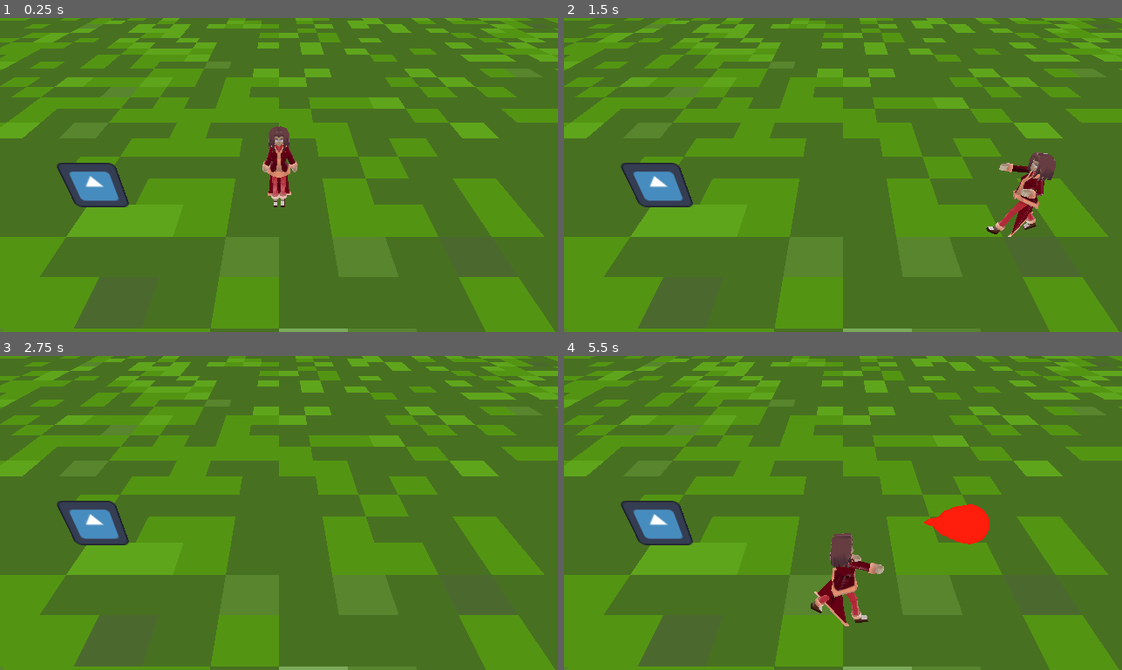
Above: before the commit, frames 1-4 (two rows, left to right).
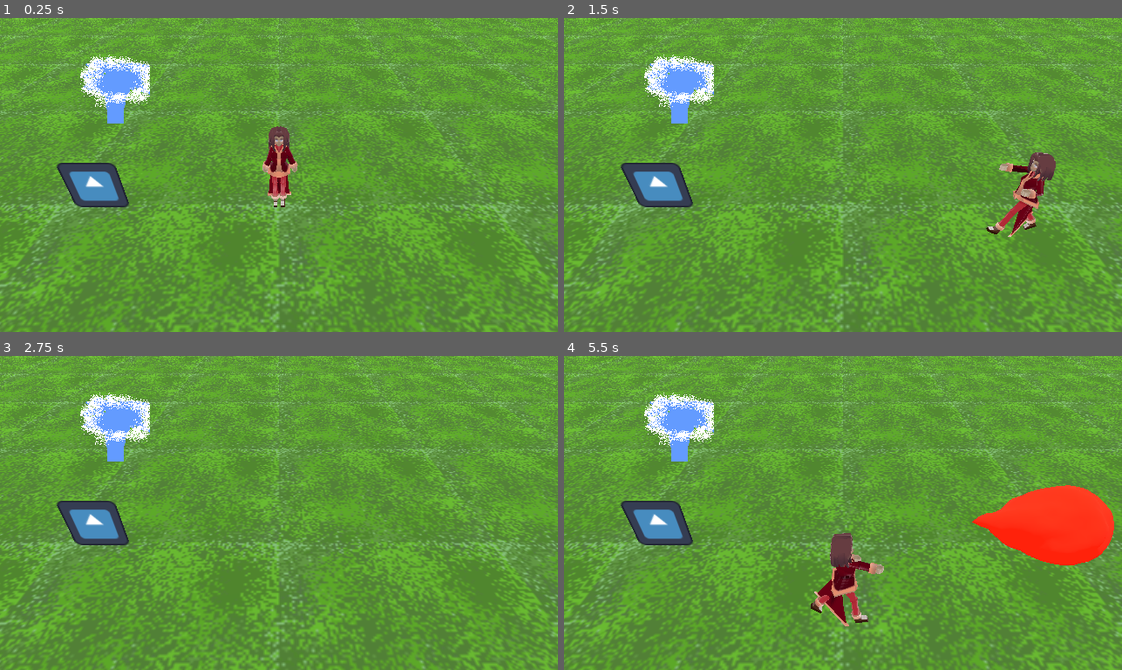
Above: after the commit, the same moments.

Repository: SteeRevo/BirthdayProject
Game: Godot game, scene res://shooting_practice.tscn
Same seed, same stepped clock (60 frames per second), same inputs: the game is played once before the commit and once after it. This scene is started directly instead of the project's main scene. The engine's default icon, where the game draws it, is replaced by a stand-in: a white triangle on a blue panel in a dark square.
Inputs:
- Up to frame 1 (0.25 s): no input
- Up to frame 2 (1.5 s): tap Enter at 0.5 s; hold D (Player1Right) 0.53-1.28 s; tap Down (Player2Down) at 0.6 s; hold S (Player1Down) from 1.28 s (still down); tap Left (Player2Left) at 1.35 s
- Up to frame 3 (2.75 s): release S (Player1Down) at 2.03 s; hold D (Player1Right) from 2.03 s (still down); tap Right (Player2Right) at 2.1 s
- Up to frame 4 (5.5 s): tap Space at 2.75 s; release D (Player1Right) at 2.78 s; hold W (Player1Up) 2.78-3.53 s; tap Up (Player2Up) at 2.85 s; tap Enter at 3.5 s; hold A (Player1Left) 3.53-5.03 s; tap Down (Player2Down) at 3.6 s; tap Left (Player2Left) at 4.35 s; hold S (Player1Down) from 5.03 s (still down); tap Right (Player2Right) at 5.1 s

The runs differ from the first frame. In frame 1, 80% of the frame differs, in the area x 0-100%, y 0-100%; in frame 2, 80%; in frame 3, 81%; in frame 4, 81%.

Commit message:
added second player and waterbending

Diff:
--- /dev/null
+++ b/Leoni_movement.gd
@@ -0,0 +1,38 @@
+extends CharacterBody3D
+
+
+const SPEED = 5.0
+const JUMP_VELOCITY = 4.5
+var fire = false
+@onready var model = $MamaModel
+@onready var model_ap = $MamaModel/AnimationPlayer
+# Get the gravity from the project settings to be synced with RigidBody nodes.
+var gravity = ProjectSettings.get_setting("physics/3d/default_gravity")
+@onready var shooter = $Shooter
+
+
+func _physics_process(delta):
+
+	# Get the input direction and handle the movement/deceleration.
+	# As good practice, you should replace UI actions with custom gameplay actions.
+	var input_dir := Input.get_vector("LeoniLeft", "LeoniRight", "LeoniUp", "LeoniDown")
+	var direction := (transform.basis * Vector3(input_dir.x, 0, input_dir.y)).normalized()
+	if direction:
+		velocity.x = direction.x * SPEED
+		velocity.z = direction.z * SPEED
+		"""if fire == true:
+			model_ap.play("Walk_Fire")
+			fire = false
+		else:
+			model_ap.queue("Walk")"""
+	else:
+		velocity.x = move_toward(velocity.x, 0, SPEED)
+		velocity.z = move_toward(velocity.z, 0, SPEED)
+		"""if fire == true:
+			model_ap.play("fire")
+		else:
+			model_ap.stop()
+			model_ap.queue("tpose")"""
+
+	move_and_slide()
+	model.rotation_degrees.y = $Shooter.rotation_degrees.y
--- /dev/null
+++ b/Player_2.gd
@@ -0,0 +1 @@
+extends
--- /dev/null
+++ b/ShooterWave.gd
@@ -0,0 +1,24 @@
+extends Node3D
+
+var in_water = false
+@export var projectile = preload("res://projectileWave.tscn")
+signal firing
+
+# Called when the node enters the scene tree for the first time.
+func _ready():
+	pass # Replace with function body.
+
+
+# Called every frame. 'delta' is the elapsed time since the previous frame.
+func _process(delta):
+	var input_dir := Input.get_vector("LeoniAimLeft", "LeoniAimRight", "LeoniAimDown", "LeoniAimUp")
+	var direction :=  Vector2(input_dir.x, input_dir.y).normalized()
+	if direction != Vector2.ZERO:
+		rotation_degrees.y = rad_to_deg(direction.angle()) + 90
+		if in_water:
+			var p = projectile.instantiate()
+			owner.add_child(p)
+			p.current_dir = global_rotation
+			p.set_spawn(global_position)
+			in_water = false
+			emit_signal("firing")
--- /dev/null
+++ b/WaterSpout.gd
@@ -0,0 +1,26 @@
+extends Area3D
+
+
+# Called when the node enters the scene tree for the first time.
+func _ready():
+	%Player2.shooter.connect("firing", water_used)
+
+
+# Called every frame. 'delta' is the elapsed time since the previous frame.
+func _process(delta):
+	pass
+
+
+func _on_body_entered(body):
+	if body.name == "Player2":
+		print("active")
+		body.shooter.in_water = true
+
+
+func _on_body_exited(body):
+	if body.name == "Player2":
+		print("not active")
+		body.shooter.in_water = false
+
+func water_used():
+	queue_free()
--- a/project.godot
+++ b/project.godot
@@ -65,9 +65,45 @@
 "events": [Object(InputEventKey,"resource_local_to_scene":false,"resource_name":"","device":-1,"window_id":0,"alt_press …(182 unchanged characters)…
 ]
 }
-Fire={
+LeoniUp={
 "deadzone": 0.5,
-"events": []
+"events": [Object(InputEventJoypadMotion,"resource_local_to_scene":false,"resource_name":"","device":-1,"axis":1,"axis_value":-1.0,"script":null)
+]
+}
+LeoniDown={
+"deadzone": 0.5,
+"events": [Object(InputEventJoypadMotion,"resource_local_to_scene":false,"resource_name":"","device":-1,"axis":1,"axis_value":1.0,"script":null)
+]
+}
+LeoniRight={
+"deadzone": 0.5,
+"events": [Object(InputEventJoypadMotion,"resource_local_to_scene":false,"resource_name":"","device":-1,"axis":0,"axis_value":1.0,"script":null)
+]
+}
+LeoniLeft={
+"deadzone": 0.5,
+"events": [Object(InputEventJoypadMotion,"resource_local_to_scene":false,"resource_name":"","device":-1,"axis":0,"axis_value":-1.0,"script":null)
+]
+}
+LeoniAimUp={
+"deadzone": 0.5,
+"events": [Object(InputEventJoypadMotion,"resource_local_to_scene":false,"resource_name":"","device":-1,"axis":3,"axis_value":-1.0,"script":null)
+]
+}
+LeoniAimDown={
+"deadzone": 0.5,
+"events": [Object(InputEventJoypadMotion,"resource_local_to_scene":false,"resource_name":"","device":-1,"axis":3,"axis_value":1.0,"script":null)
+]
+}
+LeoniAimLeft={
+"deadzone": 0.5,
+"events": [Object(InputEventJoypadMotion,"resource_local_to_scene":false,"resource_name":"","device":-1,"axis":2,"axis_value":-1.0,"script":null)
+]
+}
+LeoniAimRight={
+"deadzone": 0.5,
+"events": [Object(InputEventJoypadMotion,"resource_local_to_scene":false,"resource_name":"","device":-1,"axis":2,"axis_value":1.0,"script":null)
+]
 }
 
 [physics]
--- a/projectile3D.tscn
+++ b/projectile3D.tscn
@@ -4,10 +4,10 @@
 [ext_resource type="PackedScene" uid="uid://b6ymbidoaqpto" path="res://fireball.tscn" id="2_oal0n"]
 
 [sub_resource type="SphereShape3D" id="SphereShape3D_arrw7"]
-radius = 0.63427
+radius = 1.3285
 
 [node name="Projectile" type="Area3D"]
-transform = Transform3D(1, 0, 0, 0, 1, 0, 0, 0, 1, -0.014665, 0, 0.730489)
+transform = Transform3D(2.01667, 0, 0, 0, 2.01667, 0, 0, 0, 2.01667, -0.014665, 0, 0.730489)
 script = ExtResource("1_wmlvi")
 
 [node name="CollisionShape3D" type="CollisionShape3D" parent="."]
--- /dev/null
+++ b/projectileWave.tscn
@@ -0,0 +1,23 @@
+[gd_scene load_steps=4 format=3 uid="uid://d3omesexgh3ar"]
+
+[ext_resource type="Script" path="res://projectile3D.gd" id="1_arnk5"]
+[ext_resource type="PackedScene" uid="uid://d0w8bdvk3hob6" path="res://waveModel.tscn" id="2_jf47o"]
+
+[sub_resource type="BoxShape3D" id="BoxShape3D_ay5wr"]
+size = Vector3(2.89721, 2.23867, 1)
+
+[node name="Projectile" type="Area3D"]
+transform = Transform3D(2.01667, 0, 0, 0, 2.01667, 0, 0, 0, 2.01667, -0.014665, 0, 0.730489)
+script = ExtResource("1_arnk5")
+
+[node name="CollisionShape3D" type="CollisionShape3D" parent="."]
+transform = Transform3D(1, 0, 0, 0, 1, 0, 0, 0, 1, -0.0197883, 0.585711, 0.00213611)
+shape = SubResource("BoxShape3D_ay5wr")
+
+[node name="Timer" type="Timer" parent="."]
+autostart = true
+
+[node name="wave" parent="." instance=ExtResource("2_jf47o")]
+transform = Transform3D(-0.00654952, 0, -0.238201, 0, 0.238291, 0, 0.238201, 0, -0.00654952, 0.0215075, 0, -0.13482)
+
+[connection signal="area_entered" from="." to="." method="_on_area_entered" flags=18]
--- a/shooting_practice.tscn
+++ b/shooting_practice.tscn
@@ -1,11 +1,15 @@
-[gd_scene load_steps=12 format=3 uid="uid://tf2o6bkedbwe"]
+[gd_scene load_steps=19 format=3 uid="uid://tf2o6bkedbwe"]
 
 [ext_resource type="Script" path="res://Player1_3D.gd" id="1_ek1k8"]
 [ext_resource type="Texture2D" uid="uid://dypabwpbld45q" path="res://icon.svg" id="1_lf1xq"]
 [ext_resource type="Script" path="res://aim_reticle.gd" id="3_wfwkm"]
 [ext_resource type="PackedScene" uid="uid://vax1jmmj88hq" path="res://mama_model.tscn" id="4_0p2sc"]
 [ext_resource type="Script" path="res://enemy.gd" id="4_ifq1y"]
+[ext_resource type="Script" path="res://Leoni_movement.gd" id="5_kb17c"]
+[ext_resource type="Script" path="res://ShooterWave.gd" id="6_brimx"]
 [ext_resource type="Texture2D" uid="uid://c2r7ilmldi2v" path="res://grassbg.png" id="6_shwi7"]
+[ext_resource type="Script" path="res://WaterSpout.gd" id="8_6qmy5"]
+[ext_resource type="Texture2D" uid="uid://bbnf3fgvb4wyv" path="res://waterSpout.png" id="10_ej1t5"]
 
 [sub_resource type="CapsuleShape3D" id="CapsuleShape3D_pawok"]
 
@@ -18,7 +22,17 @@
 
 [sub_resource type="Environment" id="Environment_fyigu"]
 background_mode = 1
-background_color = Color(0.337255, 0.533333, 0.647059, 1)
+background_color = Color(0.564706, 0.670588, 0.976471, 1)
+
+[sub_resource type="StandardMaterial3D" id="StandardMaterial3D_rnfcg"]
+albedo_texture = ExtResource("6_shwi7")
+uv1_scale = Vector3(20, 20, 20)
+
+[sub_resource type="PlaneMesh" id="PlaneMesh_3tirm"]
+material = SubResource("StandardMaterial3D_rnfcg")
+
+[sub_resource type="BoxShape3D" id="BoxShape3D_28qak"]
+size = Vector3(1.98076, 1, 2.00249)
 
 [node name="ShootingPractice" type="Node3D"]
 
@@ -48,6 +62,22 @@
 
 [node name="MamaModel" parent="Player" instance=ExtResource("4_0p2sc")]
 transform = Transform3D(1, 0, 0, 0, 1, 0, 0, 0, 1, 0, -0.911756, 0)
+
+[node name="Player2" type="CharacterBody3D" parent="."]
+unique_name_in_owner = true
+transform = Transform3D(1, 0, 0, 0, 1, 0, 0, 0, 1, -7.53903, 0, 0)
+script = ExtResource("5_kb17c")
+
+[node name="MamaModel" parent="Player2" instance=ExtResource("4_0p2sc")]
+transform = Transform3D(1, 0, 0, 0, 1, 0, 0, 0, 1, 0, 0.125414, 0)
+
+[node name="CollisionShape3D" type="CollisionShape3D" parent="Player2"]
+transform = Transform3D(1, 0, 0, 0, 1, 0, 0, 0, 1, 0, 1.06041, 0)
+shape = SubResource("CapsuleShape3D_pawok")
+
+[node name="Shooter" type="Node3D" parent="Player2"]
+transform = Transform3D(1, 0, 0, 0, 1, 0, 0, 0, 1, 0, 1.3159, 0.545988)
+script = ExtResource("6_brimx")
 
 [node name="Camera3D" type="Camera3D" parent="."]
 transform = Transform3D(1, 0, 0, 0, 0.79936, 0.600853, 0, -0.600853, 0.79936, 0, 5.56511, 6.21309)
@@ -90,16 +120,37 @@
 transform = Transform3D(0.997584, 0.0694603, -0.00110517, 0.0694603, -0.997079, 0.0317754, 0.00110519, -0.0317754, -0.999494, 0, 0, 0)
 shape = SubResource("WorldBoundaryShape3D_la302")
 
-[node name="Sprite3D" type="Sprite3D" parent="."]
-transform = Transform3D(117.251, 0, 0, 0, 0.462619, -5.19253, 0, -104.77, -0.0229279, 0, 0.0210869, -1)
-texture_filter = 0
-texture = ExtResource("6_shwi7")
-
 [node name="WorldEnvironment" type="WorldEnvironment" parent="."]
 environment = SubResource("Environment_fyigu")
 
+[node name="MeshInstance3D" type="MeshInstance3D" parent="."]
+transform = Transform3D(53.1268, 0, 0, 0, 1, 0, 0, 0, 51.1976, 0, 0, 0)
+mesh = SubResource("PlaneMesh_3tirm")
+
+[node name="DirectionalLight3D" type="DirectionalLight3D" parent="."]
+transform = Transform3D(1, 0, 0, 0, -0.053556, 0.998565, 0, -0.998565, -0.053556, 0, 17.054, 13.4543)
+light_energy = 0.856
+
+[node name="WaterSpout" type="Area3D" parent="."]
+transform = Transform3D(1, 0, 0, 0, 1, 0, 0, 0, 1, -5.54254, 0, -4.53678)
+script = ExtResource("8_6qmy5")
+
+[node name="CollisionShape3D" type="CollisionShape3D" parent="WaterSpout"]
+transform = Transform3D(1, 0, 0, 0, 1, 0, 0, 0, 1, 0.0578384, 0, 0)
+shape = SubResource("BoxShape3D_28qak")
+
+[node name="Sprite3D" type="Sprite3D" parent="WaterSpout/CollisionShape3D"]
+transform = Transform3D(2.31199, 0, 0, 0, 0.159122, 2.95225, 0, -2.35041, 0.199867, 0, 1.11051, 0)
+billboard = 1
+texture_filter = 0
+texture = ExtResource("10_ej1t5")
+
 [connection signal="firing" from="Player/Shooter" to="Player" method="_on_shooter_firing"]
 [connection signal="animation_finished" from="Player/MamaModel/AnimationPlayer" to="Player" method="_on_animation_player_animation_finished"]
+[connection signal="animation_finished" from="Player2/MamaModel/AnimationPlayer" to="Player" method="_on_animation_player_animation_finished"]
 [connection signal="area_entered" from="Enemy" to="Enemy" method="_on_area_entered"]
+[connection signal="body_entered" from="WaterSpout" to="WaterSpout" method="_on_body_entered"]
+[connection signal="body_exited" from="WaterSpout" to="WaterSpout" method="_on_body_exited"]
 
 [editable path="Player/MamaModel"]
+[editable path="Player2/MamaModel"]
--- /dev/null
+++ b/waveModel.tscn
@@ -0,0 +1,5 @@
+[gd_scene load_steps=2 format=3 uid="uid://d0w8bdvk3hob6"]
+
+[ext_resource type="PackedScene" uid="uid://bhdr8180nhr2a" path="res://wave.glb" id="1_eehj1"]
+
+[node name="wave" instance=ExtResource("1_eehj1")]
Binary file added: waterSpout.png
Not shown, added: waterSpout.png.import
Binary file added: wave.glb
Not shown, added: wave.glb.import
